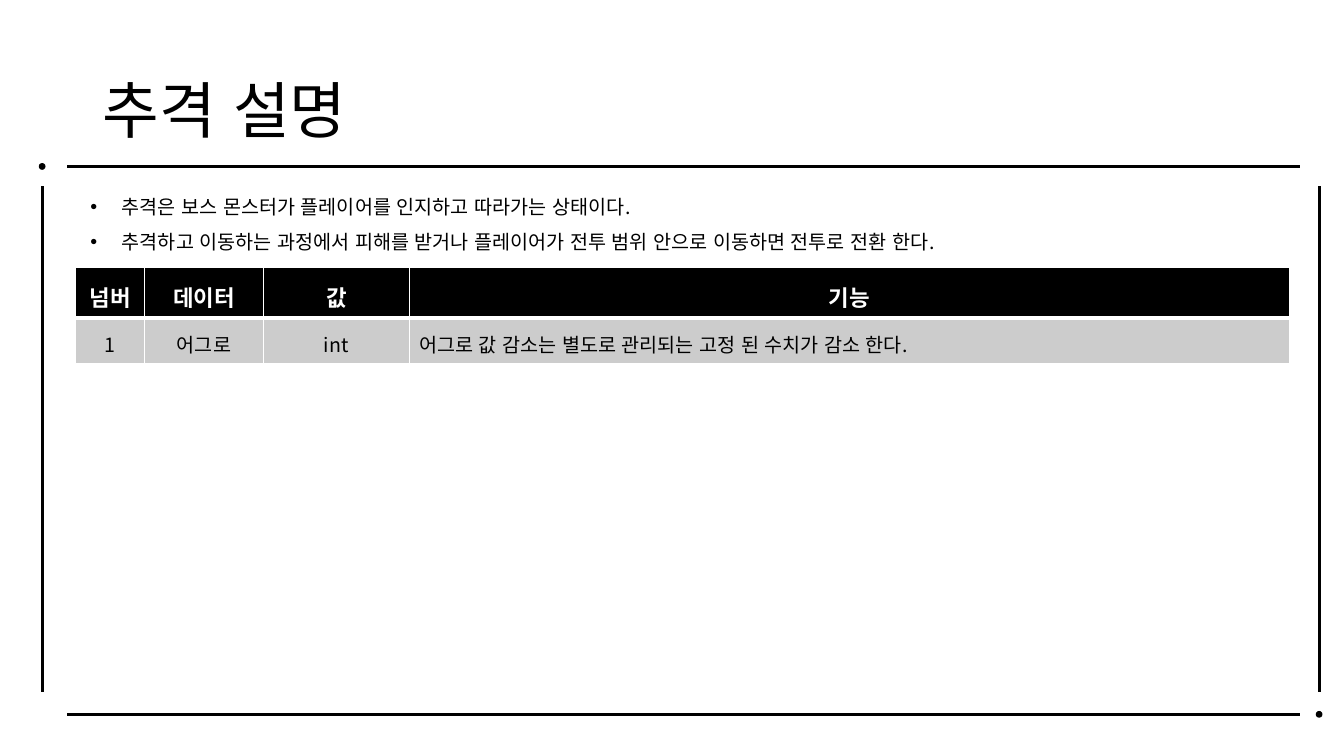
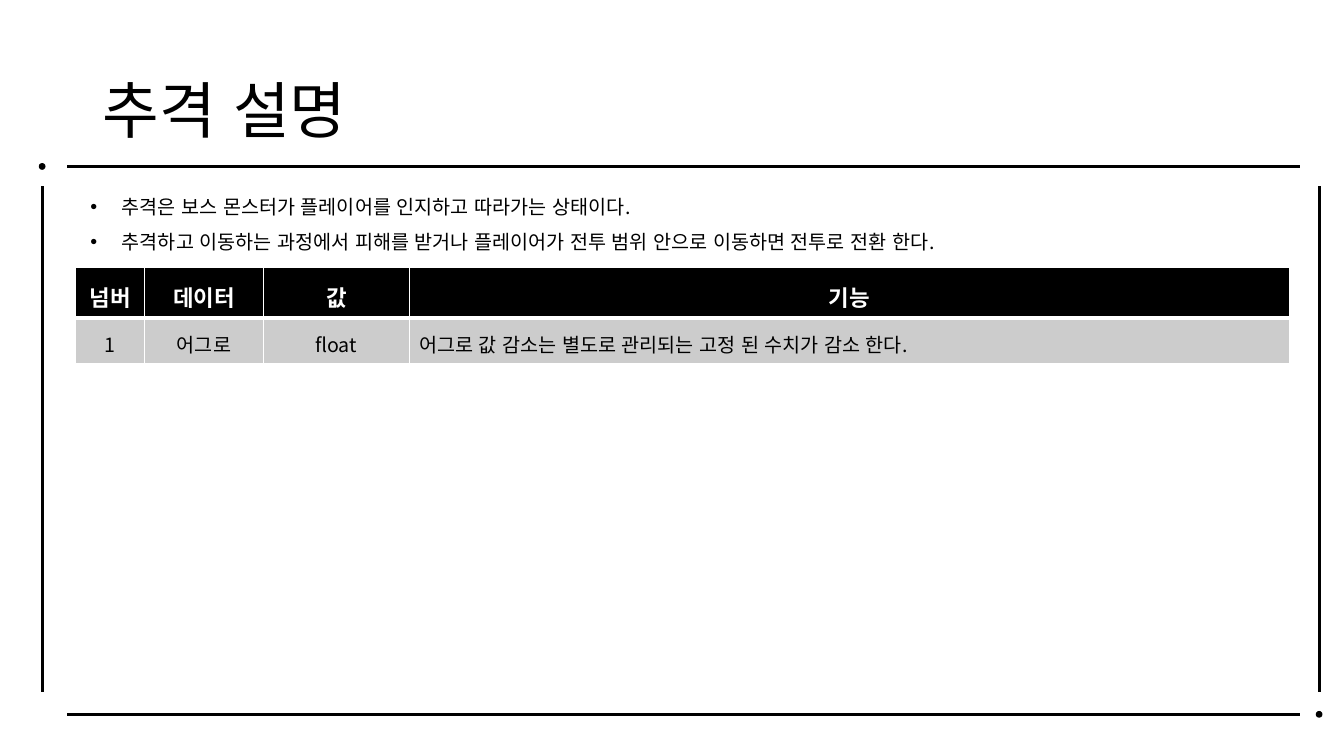
Before and after one commit to piecebypiece/Yggdrasil, a slide deck: slide 10 of 기획자료/0319_FSM_보스행동문서_김세윤.pptx. Drawn at 1344x756 pixels with LibreOffice and Linux fonts; fonts in the diff are those of the drawing. Boxes give left, top, right and bottom in pixels: in the first picture for what was removed or moved away, otherwise in the second. Text is boxed around its words. In the diff, an @@ line names an element or a change of style, - is before the commit and + after.

```diff
--- a/기획자료/0319_FSM_보스행동문서_김세윤.pptx
+++ b/기획자료/0319_FSM_보스행동문서_김세윤.pptx
@@ table at [76, 267, 1290, 358] @@
-row 2, column 3: int
+row 2, column 3: float
```
Also in this commit, not shown: 5 other slides changed, 7 other files.
